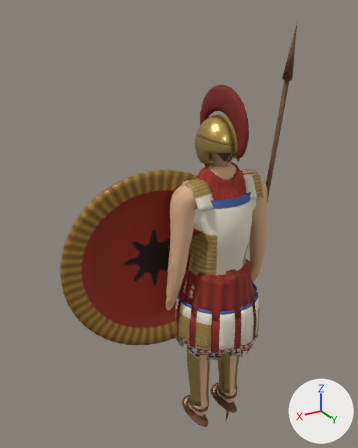
One commit to the glTF model modelos/personaje_hoplita.glb: the scene before it, then after it.
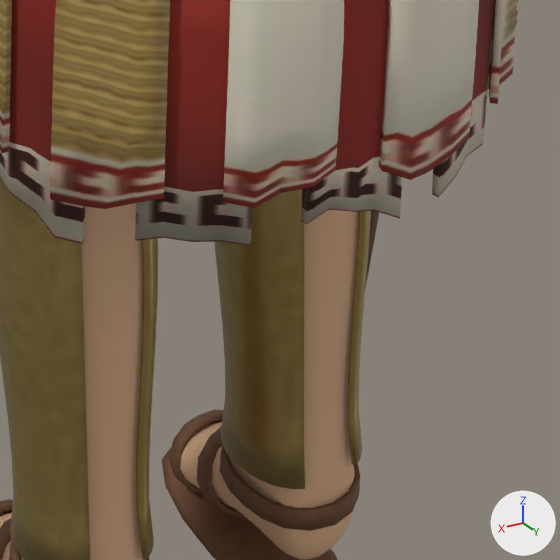
Each version appears first whole from a 50 mm lens placed at (1.4, 1.936, 2.267), pointed at (0.165, -0.122, 1.237), and next in a close-up on the part from 53% to 74% of the width and 73% to 90% of the height. Every picture has the same lights, and +X, +Y and +Z are marked at lower right. The older version's two pictures come first. Vertices at exactly the same position are counted once.

Names of what the first close-up shows: 'correa.009', 'correa.010', 'correa.011', 'greba', 'greba.001', 'hoplita_cuerpo', 'pteryges', 'pteryges_b', 'suela.003' and 4 more.
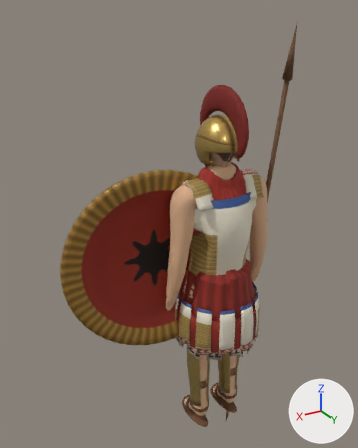
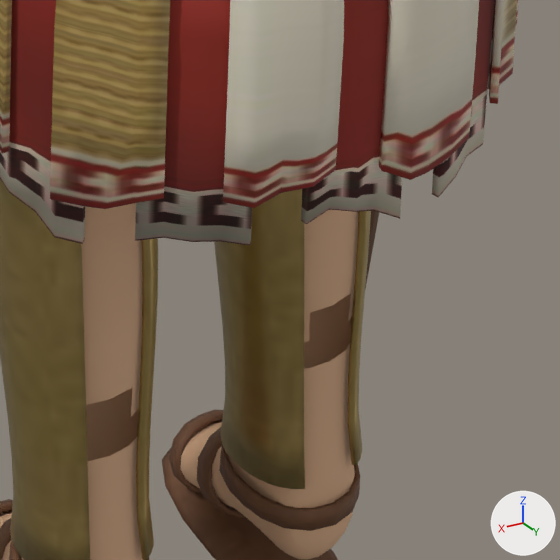
The change, as a list of edits to the scene's bpy script:
```text
Change me_hoplita_cuerpo:
    used by ob_hoplita_cuerpo; location = (0.0, 0.0, 0.0)
    remove me_hoplita_cuerpo.from_pydata(...)  # 5510 vertices, 11040 faces; spans x -0.31..0.31, y -0.13..0.14, z 0.01..1.58
    add me_hoplita_cuerpo.from_pydata(...)  # 5501 vertices, 10964 faces; spans x -0.31..0.31, y -0.13..0.14, z 0.01..1.58
    me_hoplita_cuerpo part 1: 2 vertices removed from x -0.11..0.11, y 0.06, z 0.28
    other edits to the shape of me_hoplita_cuerpo do not show in these pictures
```

Where the change shows, as pixel boxes (x1, y1, x2, y2) in the close-ups (560 x 560 px):
part 1 of me_hoplita_cuerpo, deleted: before (87, 293, 351, 461)
